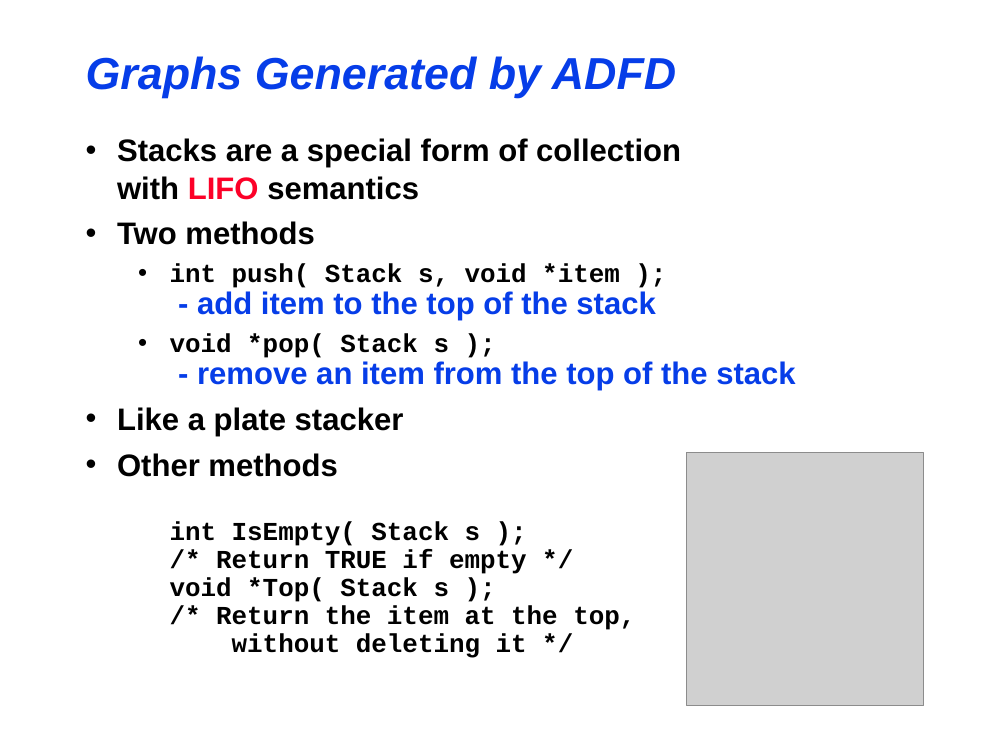
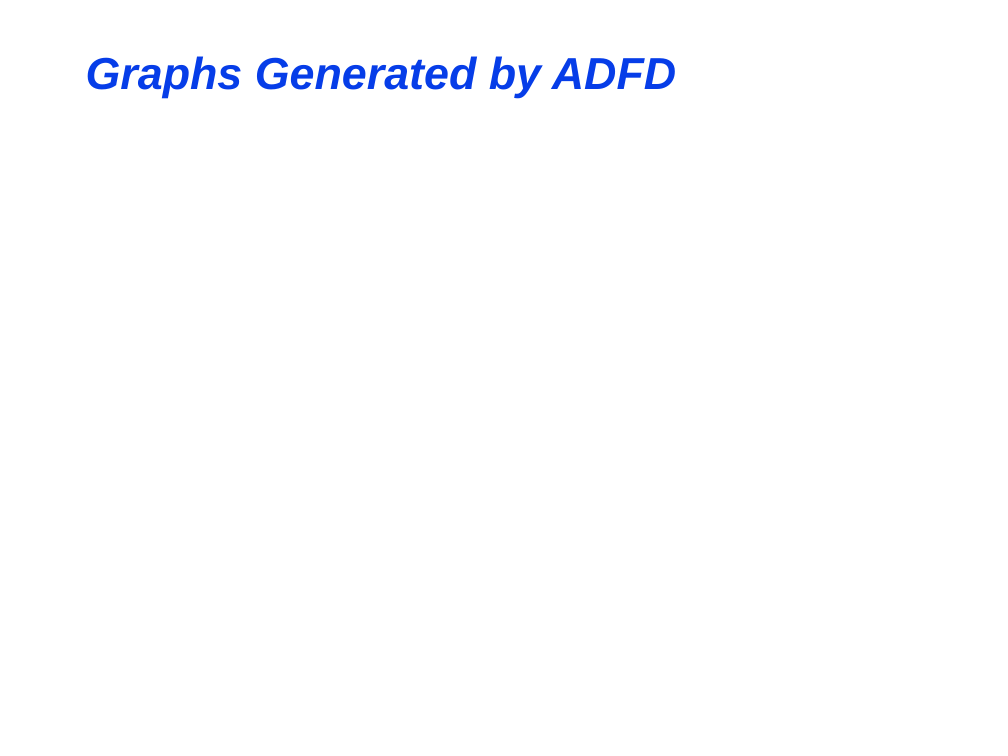
Before and after one commit to maochy/yeti-test, a slide deck: slide 15 of ThesisSeminar/ThesisSeminar.ppt (slide 16 before the commit). Drawn at 1008x756 pixels with LibreOffice and Linux fonts; fonts in the diff are those of the drawing; grey boxes stand for pictures. Boxes give left, top, right and bottom in pixels: in the first picture for what was removed or moved away, otherwise in the second. Text is boxed around its words. In the diff, an @@ line names an element or a change of style, - is before the commit and + after.

```diff
--- a/ThesisSeminar/ThesisSeminar.ppt
+++ b/ThesisSeminar/ThesisSeminar.ppt
@@ text removed at bbox=[117, 138, 795, 658] @@
-• Stacks are a special form of collection
-  with LIFO semantics
-• Two methods
-  • int push( Stack s, void *item );
-    - add item to the top of the stack
-  • void *pop( Stack s );
-    - remove an item from the top of the stack
-• Like a plate stacker
-• Other methods
-    int IsEmpty( Stack s );
-    /* Return TRUE if empty */
-    void *Top( Stack s );
-    /* Return the item at the top,
-    without deleting it */
@@ picture removed at bbox=[686, 453, 923, 706] @@
```
Also in this commit, not shown: 6 other slides changed, 8 slides added, 9 slides removed.
